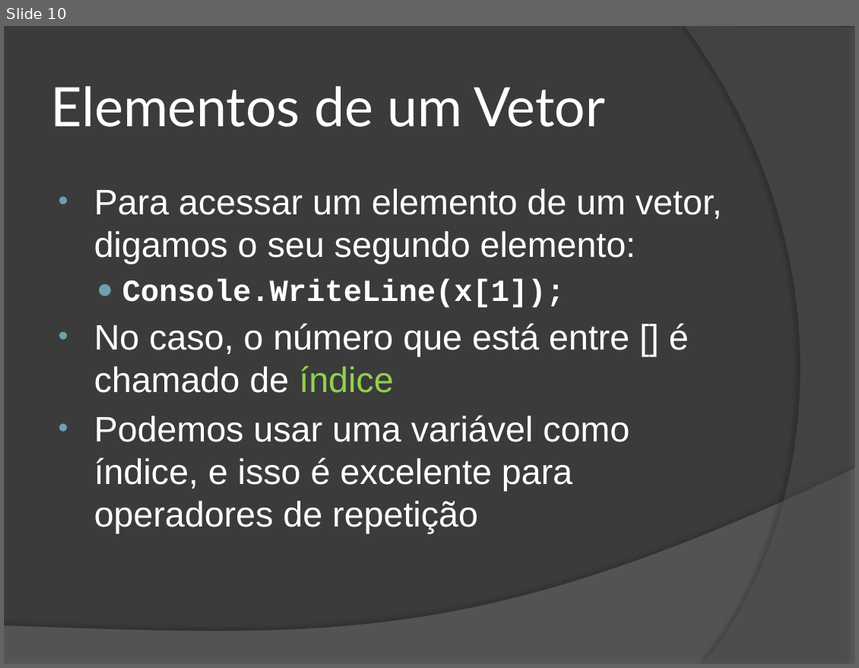
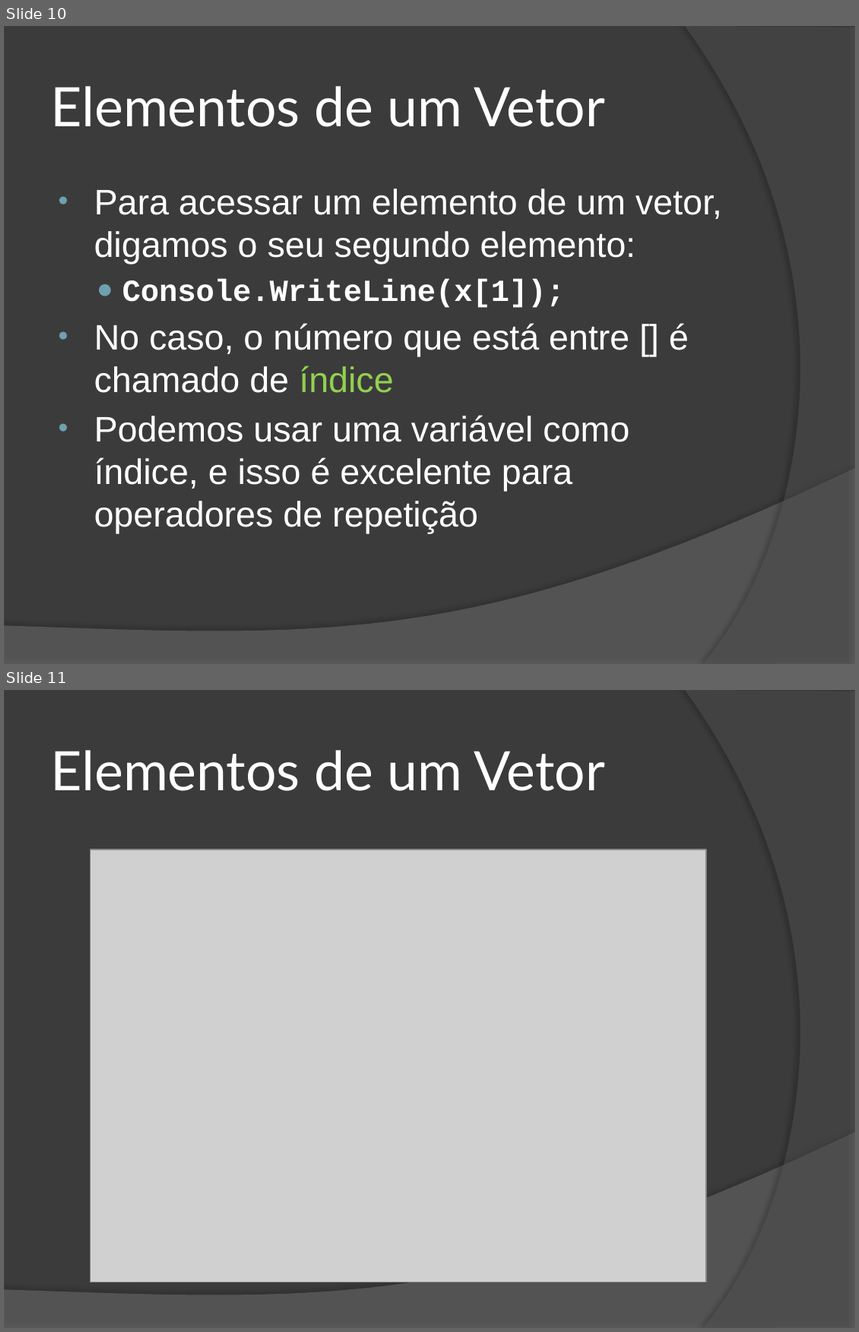
Before and after one commit to wind39/wind39.github.io, a slide deck: curso/modulo1capitulo5.pptx. Shown one above the other, each under a label of ours: slide 10 before the commit, slides 10 and 11 after it. The pictures are 859x668 and 859x1332 pixels, drawn with LibreOffice and Linux fonts; fonts in the diff are those of the drawing; grey boxes stand for pictures. Boxes give left, top, right and bottom in pixels: in the first picture for what was removed or moved away, otherwise in the second. Text is boxed around its words. In the diff, an @@ line names an element or a change of style, - is before the commit and + after.

```diff
--- a/curso/modulo1capitulo5.pptx
+++ b/curso/modulo1capitulo5.pptx
@@ slide 11 added at <box>4,690,855,1328</box>, background #3B3B3B; not listed: 2 template elements that a slide beside it also shows @@
@@ title added at <box>51,750,606,791</box>, 46 pt, text #FFFFFF @@
+Elementos de um Vetor
@@ picture added at <box>91,849,706,1283</box> @@
```
Also in this commit, not shown: 1 slide changed, 4 other files.
